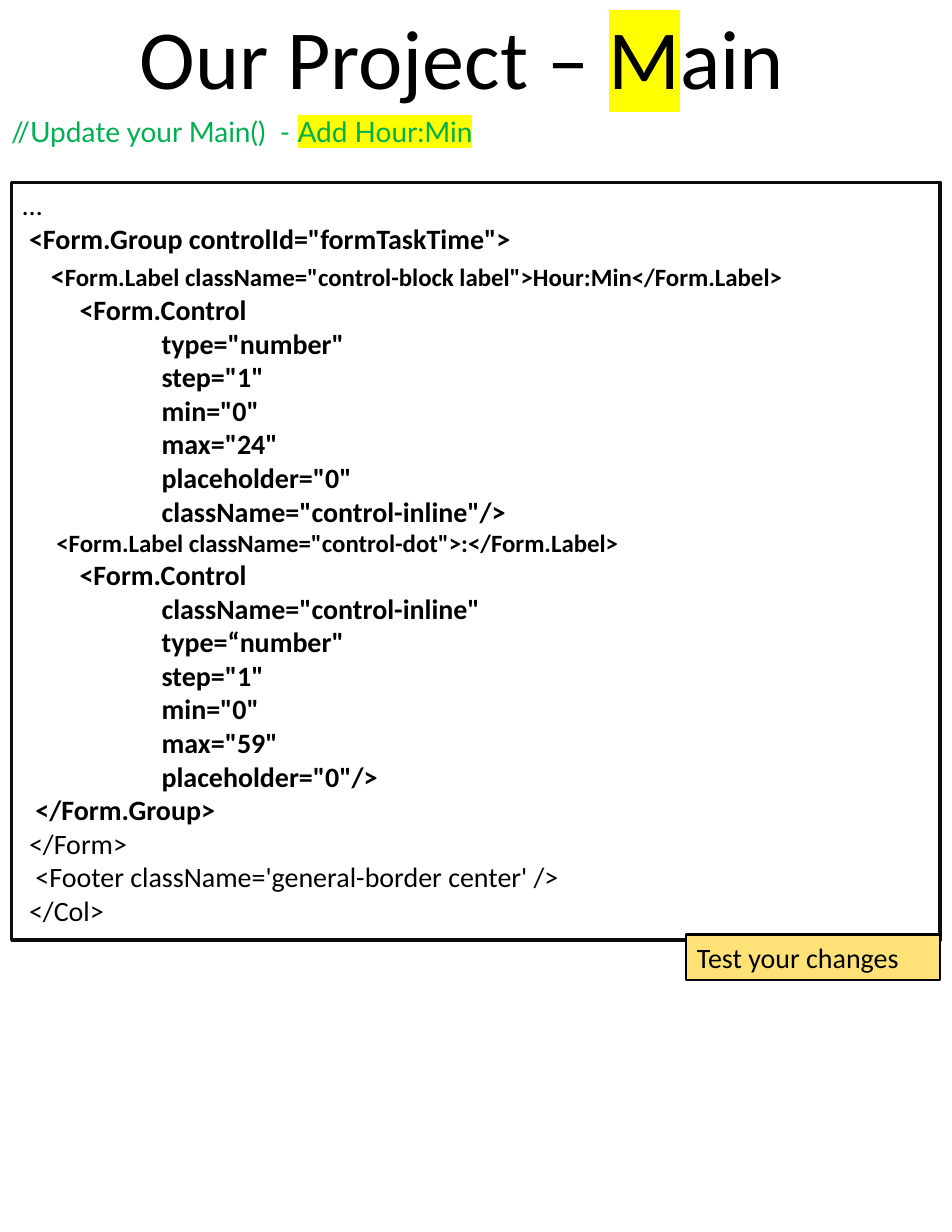
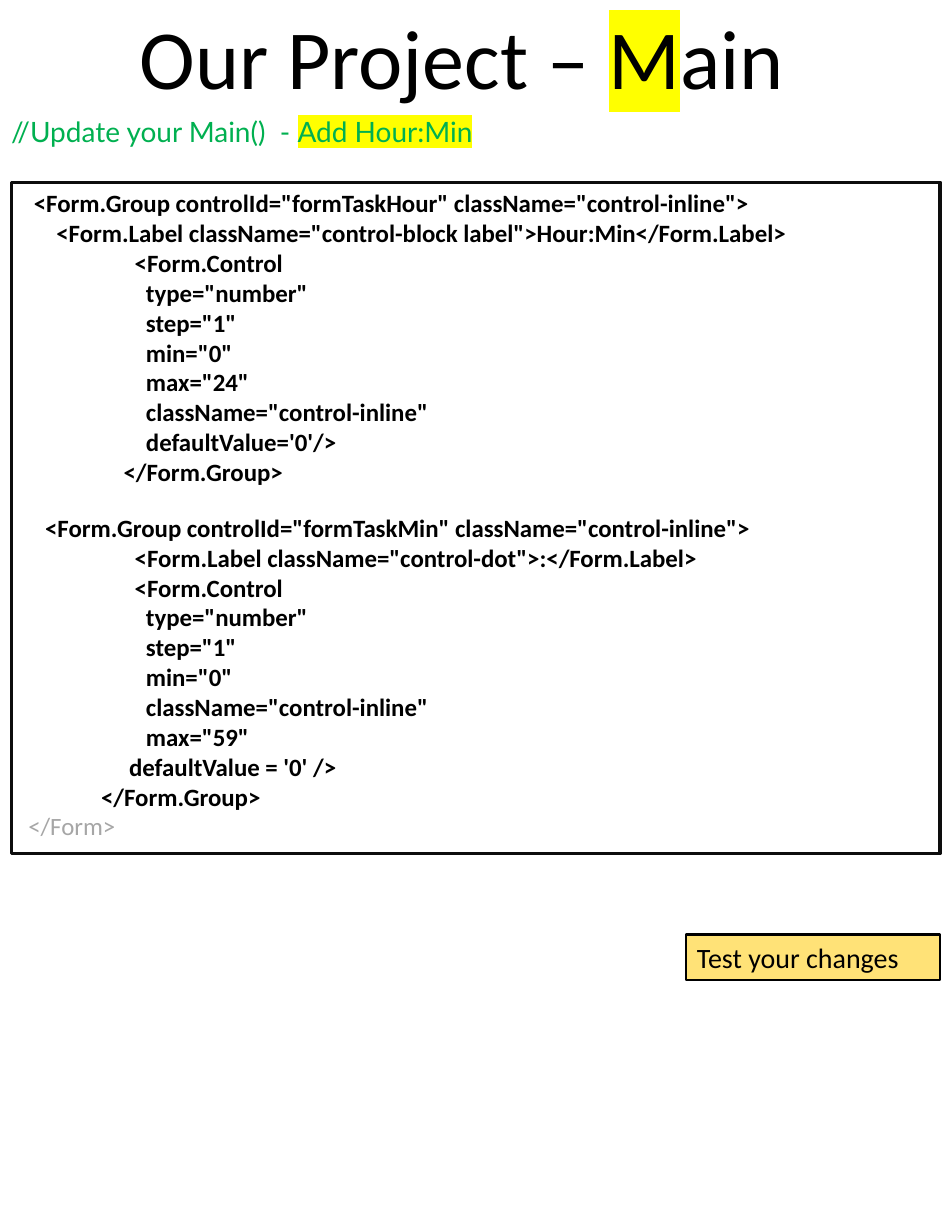
Before and after one commit to scorpion0511/mytracker, a slide deck: slide 33 of doc/React.pptx. Drawn at 952x1232 pixels with LibreOffice and Linux fonts; fonts in the diff are those of the drawing. Boxes give left, top, right and bottom in pixels: in the first picture for what was removed or moved away, otherwise in the second. Text is boxed around its words. In the diff, an @@ line names an element or a change of style, - is before the commit and + after.

```diff
--- a/doc/React.pptx
+++ b/doc/React.pptx
@@ rectangle "<Form.Group controlId="formTaskHour" className="control-inli ...": place and size @@
-rectangle "<Form.Group controlId="formTaskHour" className="control-inli ..." at [11,183,940,941]
+rectangle "<Form.Group controlId="formTaskHour" className="control-inli ..." at [11,183,940,853]
@@ text in rectangle at [34,194,748,216]: text changed; size 18 to 16 pt @@
-…
-<Form.Group controlId="formTaskTime">
+<Form.Group controlId="formTaskHour" className="control-inline">
@@ text in rectangle at [28,224,785,836]: size 18 to 16 pt in "<Form.Label", "<Form.Control", "type="number"", "step="1"" and 8 more places; text colour #000000 to #A6A6A6 in "</Form>" @@
@@ text in rectangle at [45,403,749,541]: text changed; size 18 to 16 pt @@
-placeholder="0"
-className="control-inline"/>
+className="control-inline"
+defaultValue='0'/>
+</Form.Group>
+<Form.Group controlId="formTaskMin" className="control-inline">
@@ text in rectangle at [146,608,308,630]: text changed; size 18 to 16 pt @@
-className="control-inline"
-type=“number"
+type="number"
@@ text in rectangle at [146,698,428,717]: paragraph added @@
+className="control-inline"
@@ text in rectangle at [129,758,307,777]: text changed; size 18 to 16 pt @@
-placeholder="0"/>
+defaultValue = '0' />
@@ text in rectangle at [29,867,527,923]: paragraphs removed @@
-<Footer className='general-border center' />
-</Col>
```
Also in this commit, not shown: 13 other slides changed, 18 slides added, 2 slides removed.
